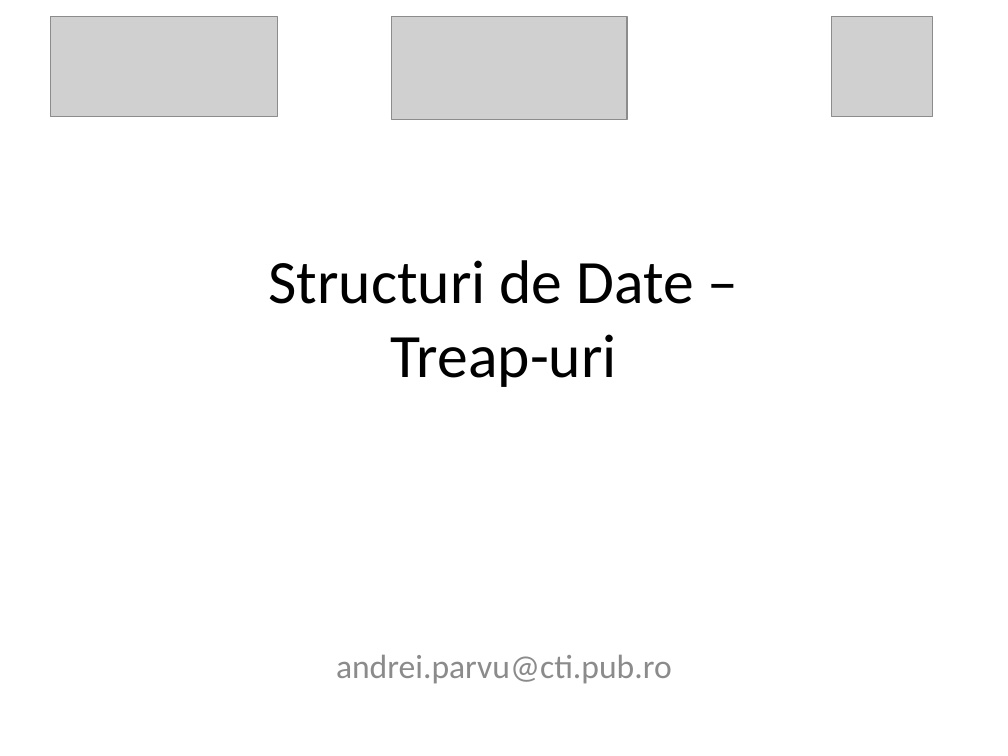
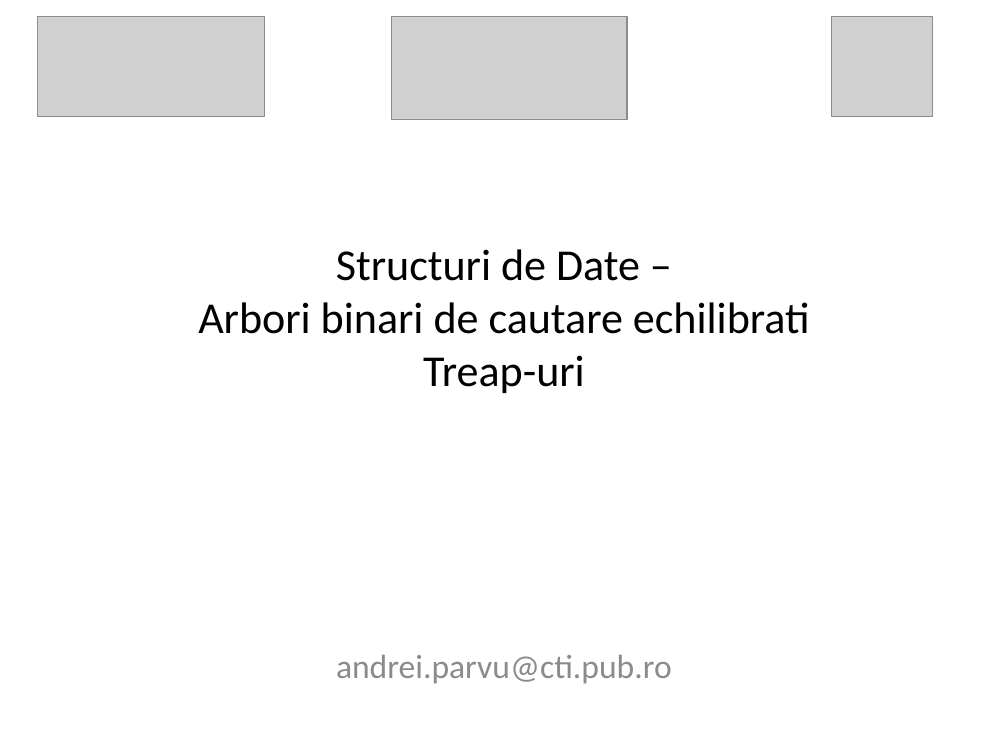
Before and after one commit to andreiparvu/treaps, a slide deck: slide 1 of curs11.pptx. Drawn at 1008x756 pixels with LibreOffice and Linux fonts; fonts in the diff are those of the drawing; grey boxes stand for pictures; background and template pictures are left out. Boxes give left, top, right and bottom in pixels: in the first picture for what was removed or moved away, otherwise in the second. Text is boxed around its words. In the diff, an @@ line names an element or a change of style, - is before the commit and + after.

```diff
--- a/curs11.pptx
+++ b/curs11.pptx
@@ picture: place and size @@
-picture at (50, 17, 277, 117)
+picture at (38, 17, 265, 117)
@@ title at (198, 249, 810, 393): text changed; size 44 to 31.5 pt @@
-Structuri de Date –
-Treap-uri
+Structuri de Date –
+Arbori binari de cautare echilibrati
+Treap-uri
```
Also in this commit, not shown: 1 other slide changed, 18 slides added, 1 other file.
